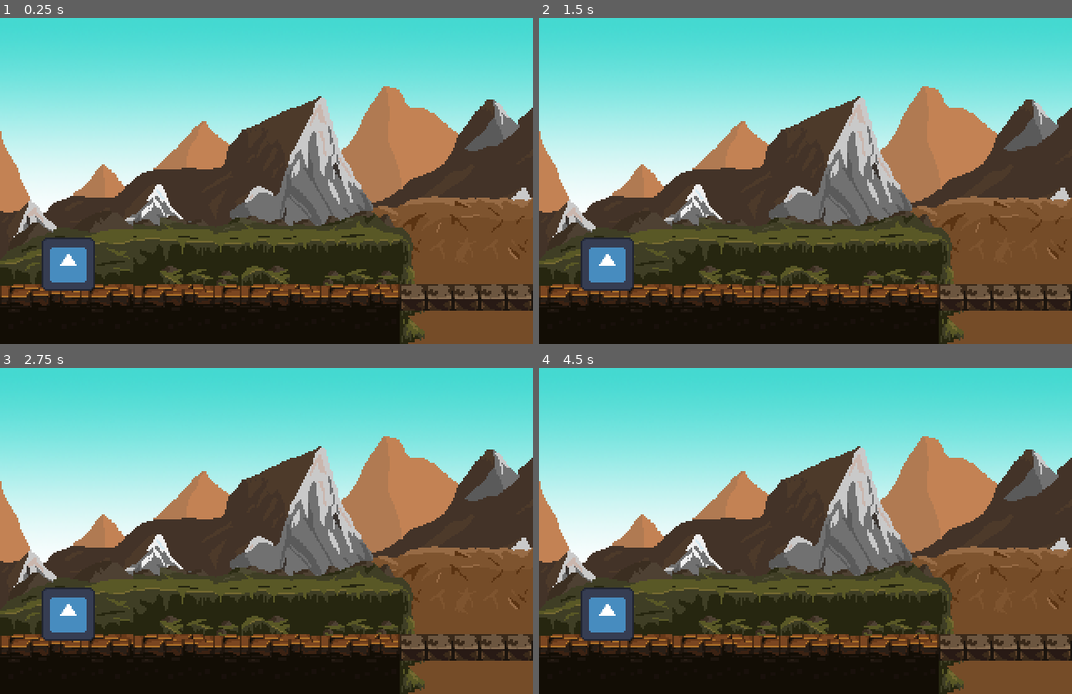
Above: before the commit, frames 1-4 (two rows, left to right).
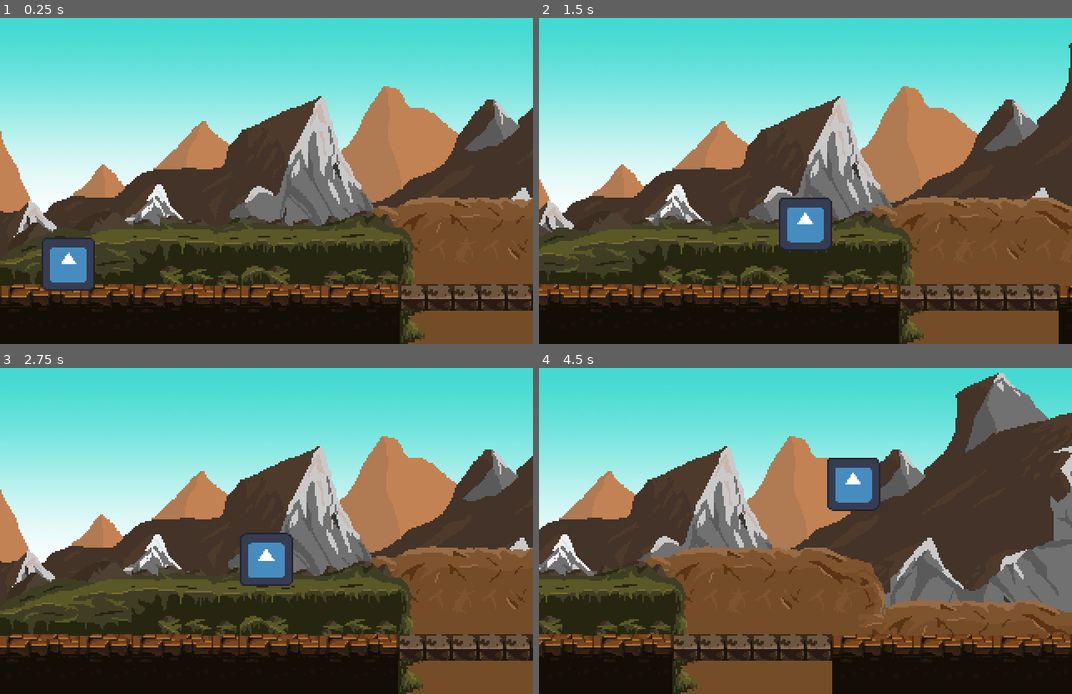
Above: after the commit, the same moments.

Repository: Arw0046/Kingdom-Code
Game: Godot game, scene res://Main.tscn
The game is run twice, just before and just after one commit, with the same random seed, the same clock (stepped at 60 frames per second) and the same inputs. The engine's default icon, where the game draws it, is replaced by a stand-in: a white triangle on a blue panel in a dark square.
Inputs:
- Up to frame 1 (0.25 s): no input
- Up to frame 2 (1.5 s): tap Enter at 0.5 s; hold Up (ui_up) 0.53-1.28 s; hold Right (ui_right) from 0.53 s (still down); tap Up (ui_up) at 1.35 s
- Up to frame 3 (2.75 s): tap Up (ui_up) at 1.52, 1.82 s; release Right (ui_right) at 2.03 s; hold Left (ui_left) from 2.03 s (still down); hold Up (ui_up) from 2.03 s (still down)
- Up to frame 4 (4.5 s): release Left (ui_left) at 2.78 s; release Up (ui_up) at 2.78 s; hold Right (ui_right) 2.78-4.28 s; tap Up (ui_up) at 2.85, 3.02, 3.32, 4.35 s; hold Up (ui_up) 3.53-4.28 s; hold Left (ui_left) from 4.28 s (still down)

The runs differ from the first frame. In frame 1, less than 0.1% of the frame differs, in the area x 11-15%, y 71-77%; in frame 2, 26%; in frame 3, 8.5%; in frame 4, 58%, in the area x 0-100%, y 1-100%.

Commit message:
Added collision to floor, and temp-player movement
the collision is only applied mainly to the floor used right now,
the player movement uses the arrow keys for us to move around in the enviorment

Diff:
--- a/LevelManager/LevelManager.tscn
+++ b/LevelManager/LevelManager.tscn
@@ -1,14 +1,14 @@
-[gd_scene load_steps=4 format=3 uid="uid://56kfcf5xu6lc"]
+[gd_scene format=3 uid="uid://56kfcf5xu6lc"]
 
 [ext_resource type="PackedScene" uid="uid://bt228qgvt47it" path="res://World/World.tscn" id="1_2q288"]
-[ext_resource type="Script" uid="uid://tysor361mogg" path="res://LevelManager/Scripts/level_manager.gd" id="1_114q7"]
+[ext_resource type="Script" uid="uid://d1qgbq0fn222l" path="res://LevelManager/Scripts/level_manager.gd" id="1_114q7"]
 [ext_resource type="PackedScene" uid="uid://di2xvldh334da" path="res://Player/Player.tscn" id="2_114q7"]
 
-[node name="LevelManager" type="Node2D"]
+[node name="LevelManager" type="Node2D" unique_id=1447221417]
 script = ExtResource("1_114q7")
 
-[node name="World" parent="." instance=ExtResource("1_2q288")]
+[node name="World" parent="." unique_id=795520130 instance=ExtResource("1_2q288")]
 
-[node name="Player" parent="." instance=ExtResource("2_114q7")]
+[node name="Player" parent="." unique_id=1410869650 instance=ExtResource("2_114q7")]
 position = Vector2(41, 192)
 scale = Vector2(0.25, 0.25)
--- a/Player/Scripts/player.gd
+++ b/Player/Scripts/player.gd
@@ -1,4 +1,24 @@
 extends CharacterBody2D
 
+var speed = 150 ## this is test movement code to experiment with, not the users movement code
+var movement = Vector2.ZERO
+var gravity = 9.8
 func _ready() -> void:
-    pass
+	pass
+
+func _physics_process(delta: float) -> void:
+	if Input.is_action_pressed("ui_right"): #moves right and left
+		velocity.x = speed
+	elif Input.is_action_pressed("ui_left"):
+		velocity.x = -speed
+	else:
+		velocity.x = 0
+
+	if is_on_floor(): #applies gravity if not on floor (y up is negative(
+		velocity.y = 0
+	else:
+		velocity.y += gravity
+
+	if Input.is_action_pressed("ui_up") and is_on_floor(): #jump code
+		velocity.y = -speed * 2
+	move_and_slide()
--- a/World/World.tscn
+++ b/World/World.tscn
@@ -35,53 +35,30 @@
 6:2/0 = 0
 9:2/0 = 0
 0:4/0 = 0
-0:4/0/physics_layer_0/polygon_0/points = PackedVector2Array(-8, -8, 8, -8, 8, 8, -8, 8)
 1:4/0 = 0
-1:4/0/physics_layer_0/polygon_0/points = PackedVector2Array(-8, -8, 8, -8, 8, 8, -8, 8)
 2:4/0 = 0
-2:4/0/physics_layer_0/polygon_0/points = PackedVector2Array(-8, -8, 8, -8, 8, 8, -8, 8)
 3:4/0 = 0
-3:4/0/physics_layer_0/polygon_0/points = PackedVector2Array(-8, -8, 8, -8, 8, 8, -8, 8)
 4:4/0 = 0
-4:4/0/physics_layer_0/polygon_0/points = PackedVector2Array(-8, -8, 8, -8, 8, 8, -8, 8)
 5:4/0 = 0
-5:4/0/physics_layer_0/polygon_0/points = PackedVector2Array(-8, -8, 8, -8, 8, 8, -8, 8)
 6:4/0 = 0
-6:4/0/physics_layer_0/polygon_0/points = PackedVector2Array(-8, 1.79859, -4.13675, 4.85619, -1.61873, 8, -8, 8)
 7:4/0 = 0
-7:4/0/physics_layer_0/polygon_0/points = PackedVector2Array(-8, -8, 8, -8, 8, 8, -8, 8)
 0:5/0 = 0
-0:5/0/physics_layer_0/polygon_0/points = PackedVector2Array(-8, -8, 8, -8, 8, 8, -8, 8)
 1:5/0 = 0
-1:5/0/physics_layer_0/polygon_0/points = PackedVector2Array(-8, -8, 8, -8, 8, 8, -8, 8)
 2:5/0 = 0
-2:5/0/physics_layer_0/polygon_0/points = PackedVector2Array(-8, -8, 8, -8, 8, 8, -8, 8)
 3:5/0 = 0
-3:5/0/physics_layer_0/polygon_0/points = PackedVector2Array(-8, -8, 8, -8, 8, 8, -8, 8)
 4:5/0 = 0
-4:5/0/physics_layer_0/polygon_0/points = PackedVector2Array(-8, -8, 8, -8, 8, 8, -8, 8)
 5:5/0 = 0
-5:5/0/physics_layer_0/polygon_0/points = PackedVector2Array(-8, -8, 8, -8, 8, 8, -8, 8)
 6:5/0 = 0
-6:5/0/physics_layer_0/polygon_0/points = PackedVector2Array(-8, -8, 8, -8, 8, 8, -8, 8)
 7:5/0 = 0
-7:5/0/physics_layer_0/polygon_0/points = PackedVector2Array(-8, -8, 8, -8, 8, 8, -8, 8)
 8:5/0 = 0
 9:5/0 = 0
 0:6/0 = 0
-0:6/0/physics_layer_0/polygon_0/points = PackedVector2Array(-8, -8, 8, -8, 8, 8, -8, 8)
 1:6/0 = 0
-1:6/0/physics_layer_0/polygon_0/points = PackedVector2Array(-8, -8, 8, -8, 8, 8, -8, 8)
 3:6/0 = 0
-3:6/0/physics_layer_0/polygon_0/points = PackedVector2Array(-8, -8, 8, -8, 8, 8, -8, 8)
 4:6/0 = 0
-4:6/0/physics_layer_0/polygon_0/points = PackedVector2Array(-8, -8, 8, -8, 8, 8, -8, 8)
 5:6/0 = 0
-5:6/0/physics_layer_0/polygon_0/points = PackedVector2Array(-8, -8, 8, -8, 8, 8, -8, 8)
 6:6/0 = 0
-6:6/0/physics_layer_0/polygon_0/points = PackedVector2Array(-8, -8, 8, -8, 8, 8, -8, 8)
 7:6/0 = 0
-7:6/0/physics_layer_0/polygon_0/points = PackedVector2Array(-8, -8, 8, -8, 8, 8, -8, 8)
 0:7/0 = 0
 1:7/0 = 0
 2:7/0 = 0
@@ -119,7 +96,6 @@
 8:3/0 = 0
 
 [sub_resource type="TileSet" id="TileSet_il6x7"]
-physics_layer_0/collision_layer = 1
 sources/0 = SubResource("TileSetAtlasSource_mlekv")
 
 [sub_resource type="TileSetAtlasSource" id="TileSetAtlasSource_o14yy"]
@@ -151,10 +127,15 @@
 8:1/0 = 0
 10:1/0 = 0
 12:1/0 = 0
+12:1/0/physics_layer_0/polygon_0/points = PackedVector2Array(-8, -8, 8, -8, 8, 8, -8, 8)
 13:1/0 = 0
+13:1/0/physics_layer_0/polygon_0/points = PackedVector2Array(-8, -8, 8, -8, 8, 8, -8, 8)
 14:1/0 = 0
+14:1/0/physics_layer_0/polygon_0/points = PackedVector2Array(-8, -8, 8, -8, 8, 8, -8, 8)
 15:1/0 = 0
+15:1/0/physics_layer_0/polygon_0/points = PackedVector2Array(-8, -8, 8, -8, 8, 8, -8, 8)
 16:1/0 = 0
+16:1/0/physics_layer_0/polygon_0/points = PackedVector2Array(-8, -8, 8, -8, 8, 0, -8, 0)
 18:1/0 = 0
 0:2/0 = 0
 2:2/0 = 0
@@ -165,9 +146,13 @@
 8:2/0 = 0
 10:2/0 = 0
 12:2/0 = 0
+12:2/0/physics_layer_0/polygon_0/points = PackedVector2Array(-8, -8, 8, -8, 8, 8, -8, 8)
 13:2/0 = 0
+13:2/0/physics_layer_0/polygon_0/points = PackedVector2Array(-8, -8, 8, -8, 8, 8, -8, 8)
 14:2/0 = 0
+14:2/0/physics_layer_0/polygon_0/points = PackedVector2Array(-8, -8, 8, -8, 8, 8, -8, 8)
 15:2/0 = 0
+15:2/0/physics_layer_0/polygon_0/points = PackedVector2Array(-8, -8, 8, -8, 8, 8, -8, 8)
 18:2/0 = 0
 0:3/0 = 0
 1:3/0 = 0
@@ -295,14 +280,22 @@
 14:12/0 = 0
 15:12/0 = 0
 0:13/0 = 0
+0:13/0/physics_layer_0/polygon_0/points = PackedVector2Array(-8, -8, 8, -8, 8, 8, -8, 8)
 1:13/0 = 0
+1:13/0/physics_layer_0/polygon_0/points = PackedVector2Array(-8, -8, 8, -8, 8, 8, -8, 8)
 2:13/0 = 0
+2:13/0/physics_layer_0/polygon_0/points = PackedVector2Array(-8, -8, 8, -8, 8, 8, -8, 8)
 3:13/0 = 0
+3:13/0/physics_layer_0/polygon_0/points = PackedVector2Array(-8, -8, 8, -8, 8, 8, -8, 8)
 4:13/0 = 0
+4:13/0/physics_layer_0/polygon_0/points = PackedVector2Array(-8, -8, 8, -8, 8, 8, -8, 8)
 5:13/0 = 0
+5:13/0/physics_layer_0/polygon_0/points = PackedVector2Array(-8, -8, 8, -8, 8, 8, -8, 8)
 6:13/0 = 0
+6:13/0/physics_layer_0/polygon_0/points = PackedVector2Array(-8, -8, 8, -8, 8, 4, -8, 4)
 
 [sub_resource type="TileSet" id="TileSet_eue43"]
+physics_layer_0/collision_layer = 1
 sources/0 = SubResource("TileSetAtlasSource_o14yy")
 
 [sub_resource type="TileSetAtlasSource" id="TileSetAtlasSource_04mge"]
@@ -1441,31 +1434,31 @@
 sources/2 = SubResource("TileSetAtlasSource_eue43")
 sources/3 = SubResource("TileSetAtlasSource_cf1t6")
 
-[node name="World" type="Node2D"]
-
-[node name="Background" type="ParallaxBackground" parent="."]
-
-[node name="ParallaxLayer" type="ParallaxLayer" parent="Background"]
+[node name="World" type="Node2D" unique_id=1968834058]
+
+[node name="Background" type="ParallaxBackground" parent="." unique_id=647950584]
+
+[node name="ParallaxLayer" type="ParallaxLayer" parent="Background" unique_id=2014595103]
 motion_scale = Vector2(0.5, 0.5)
 
-[node name="Sprite2D" type="Sprite2D" parent="Background/ParallaxLayer"]
+[node name="Sprite2D" type="Sprite2D" parent="Background/ParallaxLayer" unique_id=2009653652]
 texture = ExtResource("1_folwd")
 centered = false
 
-[node name="Dirt" type="TileMapLayer" parent="."]
+[node name="Dirt" type="TileMapLayer" parent="." unique_id=1074396880]
 tile_map_data = PackedByteArray("AAANAAoAAAAAAAEAAAANAAsAAAAAAAIAAAAOAAkAAAABAAAAAAAOAAoAAAABAAEAAAAOAAsAAAABAAIAAAAPAA …(1296 unchanged characters)…
 tile_set = SubResource("TileSet_il6x7")
 
-[node name="Grass" type="TileMapLayer" parent="."]
+[node name="Grass" type="TileMapLayer" parent="." unique_id=194739069]
 tile_map_data = PackedByteArray("AAAIAAoAAAABAAQAAAAIAAsAAAAEAAUAAAAIAAwAAAAGAAYAAAAJAAoAAAACAAQAAAAJAAsAAAAFAAUAAAAJAA …(1200 unchanged characters)…
 tile_set = SubResource("TileSet_il6x7")
 
-[node name="Ground" type="TileMapLayer" parent="."]
+[node name="Ground" type="TileMapLayer" parent="." unique_id=483763569]
 tile_map_data = PackedByteArray("AAAAAAwAAAAAAAwAAAAAAA0AAAAAAA0AAAABAAwAAAABAAwAAAABAA0AAAABAA0AAAACAAwAAAACAAwAAAACAA …(1264 unchanged characters)…
 tile_set = SubResource("TileSet_eue43")
 
-[node name="Castle" type="TileMapLayer" parent="."]
+[node name="Castle" type="TileMapLayer" parent="." unique_id=294490635]
 tile_set = SubResource("TileSet_cf1t6")
 
-[node name="Castle2" type="TileMapLayer" parent="."]
+[node name="Castle2" type="TileMapLayer" parent="." unique_id=827157695]
 tile_set = SubResource("TileSet_cf1t6")
Not shown: 1 places in World/World.tscn that only renumber resources
